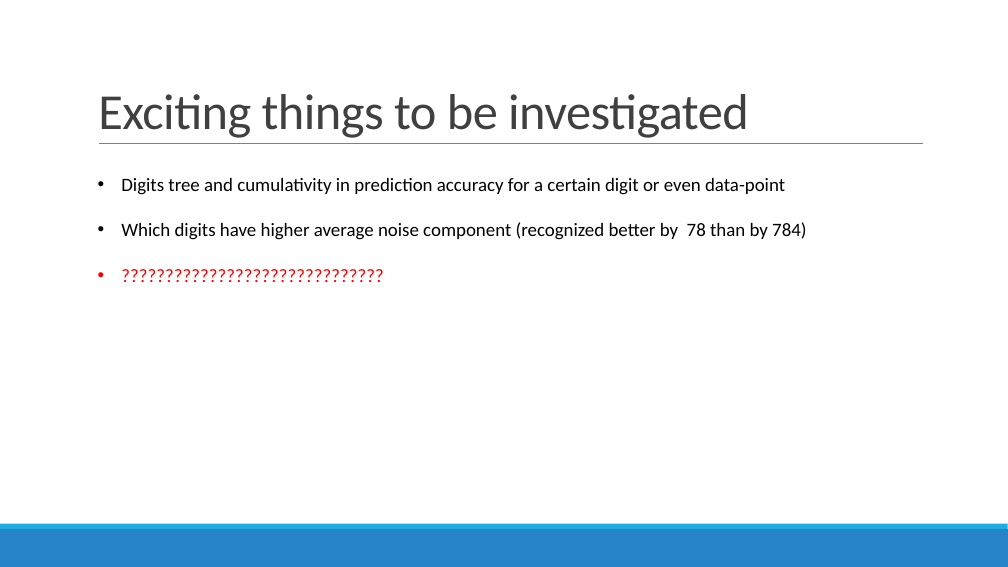
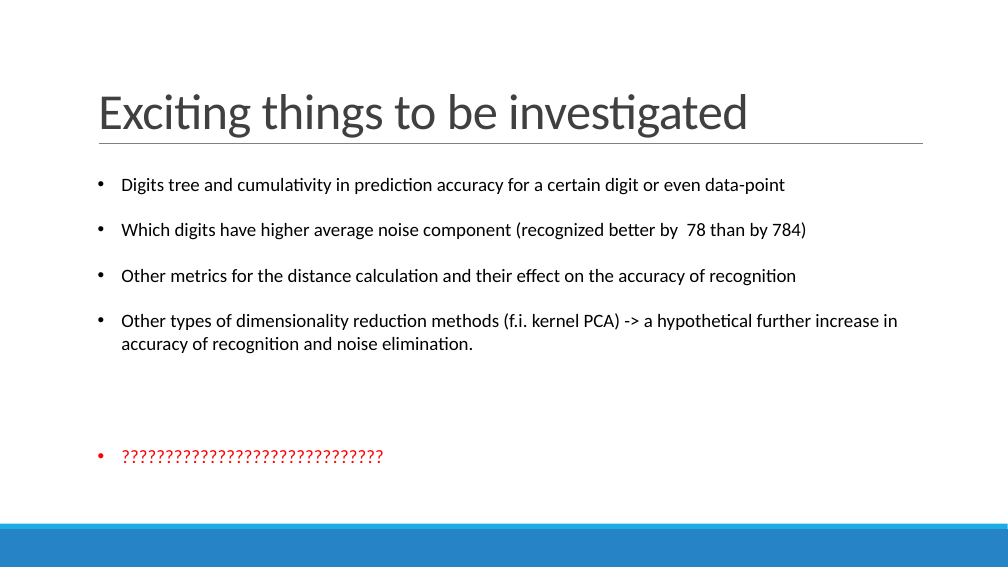
Before and after one commit to datascience-mobi/project-03-group-01, a slide deck: slide 16 of presentation_digit_recog2.pptx. Drawn at 1008x567 pixels with LibreOffice and Linux fonts; fonts in the diff are those of the drawing. Boxes give left, top, right and bottom in pixels: in the first picture for what was removed or moved away, otherwise in the second. Text is boxed around its words. In the diff, an @@ line names an element or a change of style, - is before the commit and + after.

Commit message:
some things to investigate added, still think about them

```diff
--- a/presentation_digit_recog2.pptx
+++ b/presentation_digit_recog2.pptx
@@ text at bbox=[121, 269, 897, 354]: paragraphs added @@
+• Other metrics for the distance calculation and their effect on the accuracy of recognition
+• Other types of dimensionality reduction methods (f.i. kernel PCA) -> a hypothetical further increase in accuracy of recognition and noise elimination.
```
Also in this commit, not shown: 1 slide added, 1 slide removed.
